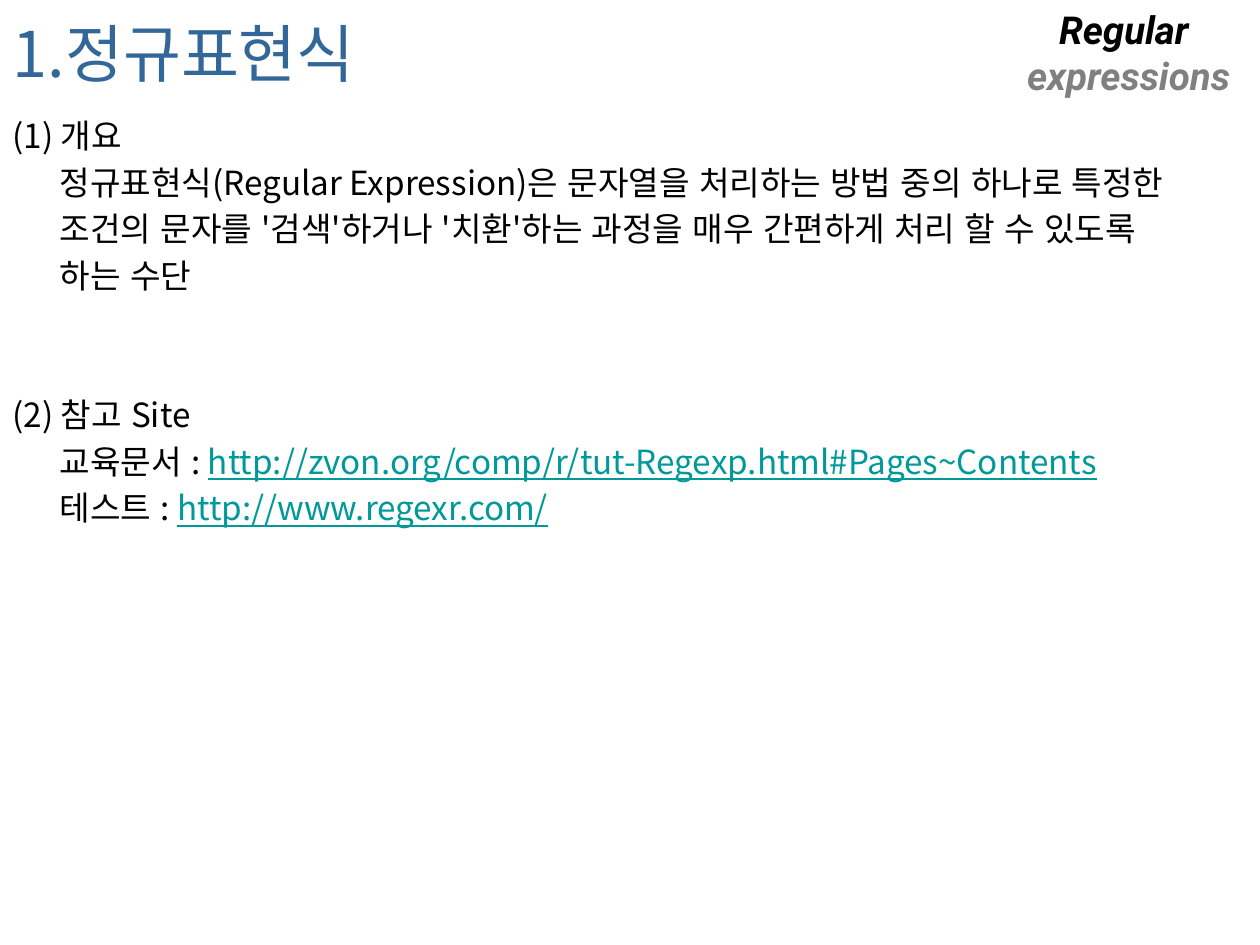
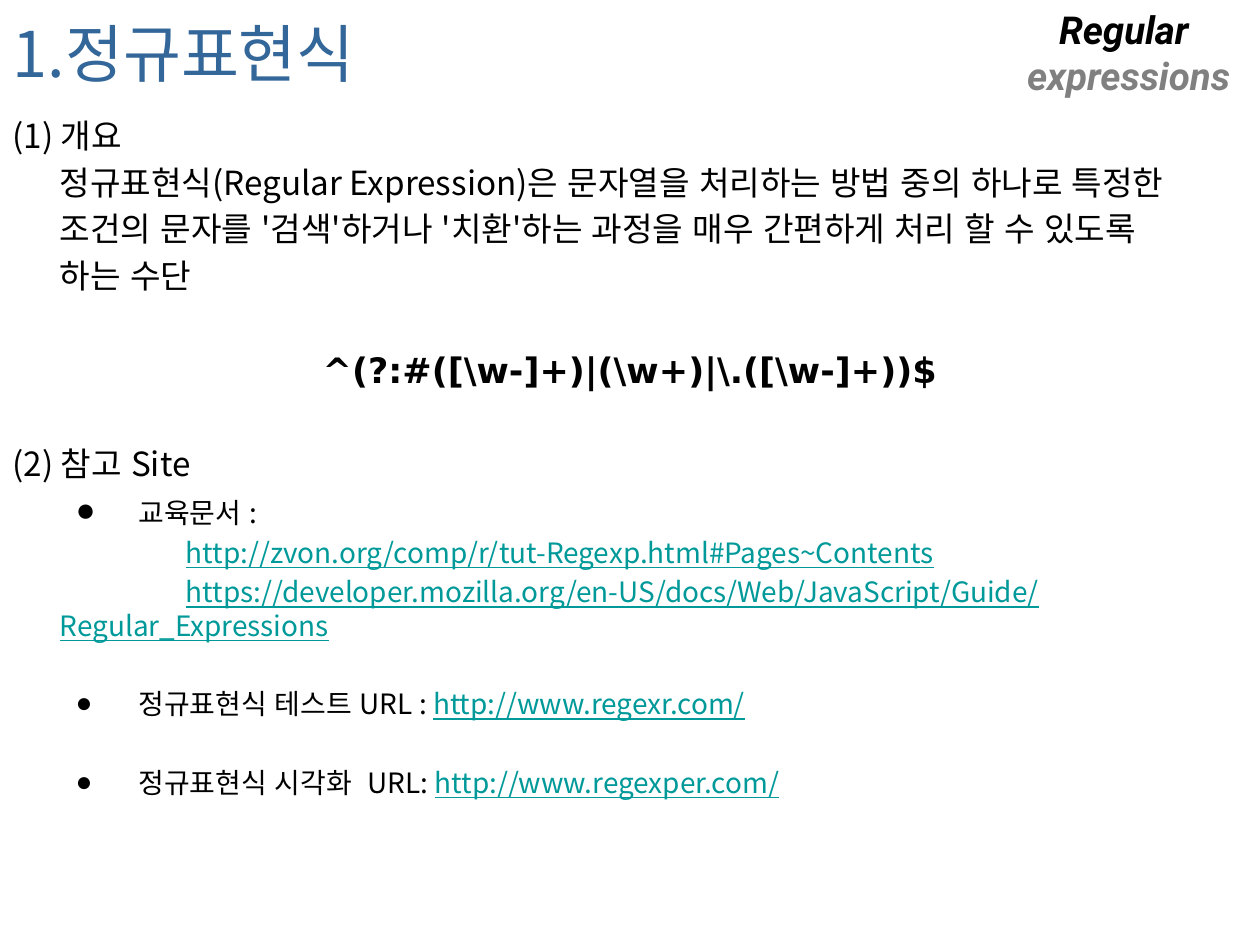
Before and after one commit to foxworld/002-RegExp, a slide deck: slide 3 of regexpr_20140218.pptx. Drawn at 1260x945 pixels with LibreOffice and Linux fonts; fonts in the diff are those of the drawing; background and template pictures are left out. Boxes give left, top, right and bottom in pixels: in the first picture for what was removed or moved away, otherwise in the second. Text is boxed around its words. In the diff, an @@ line names an element or a change of style, - is before the commit and + after.

```diff
--- a/regexpr_20140218.pptx
+++ b/regexpr_20140218.pptx
@@ text at box(323, 356, 937, 391): paragraph added @@
+^(?:#([\w-]+)|(\w+)|\.([\w-]+))$
@@ text at box(60, 500, 1039, 800): text changed; size 19 to 16 pt @@
-교육문서 : http://zvon.org/comp/r/tut-Regexp.html#Pages~Contents
-테스트 : http://www.regexr.com/
+  ● 교육문서 :
+http://zvon.org/comp/r/tut-Regexp.html#Pages~Contents
+https://developer.mozilla.org/en-US/docs/Web/JavaScript/Guide/Regular_Expressions
+  ● 정규표현식 테스트 URL : http://www.regexr.com/
+  ● 정규표현식 시각화 URL: http://www.regexper.com/
```
Also in this commit, not shown: 5 other slides changed, 2 slides added, 2 slides removed.
